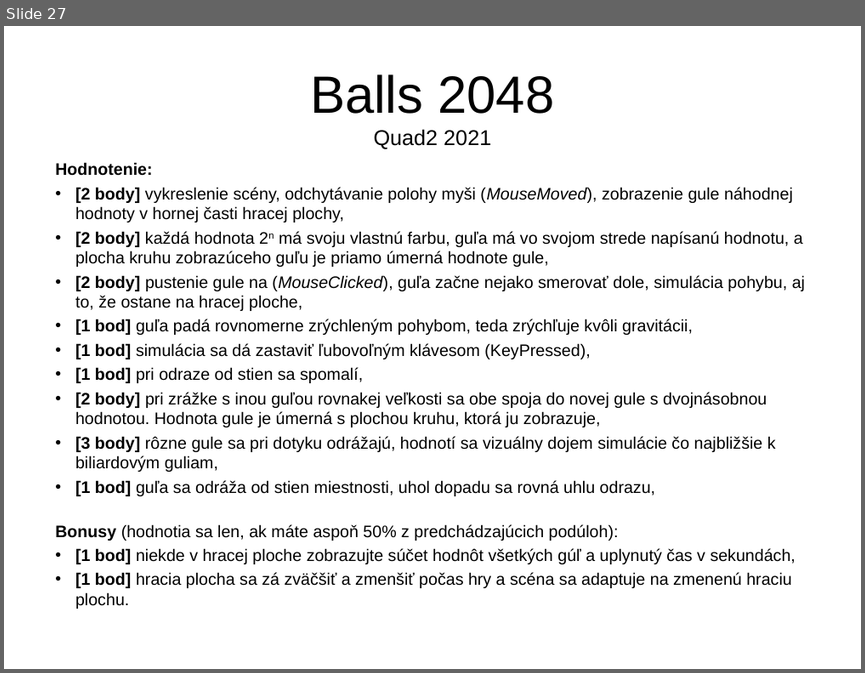
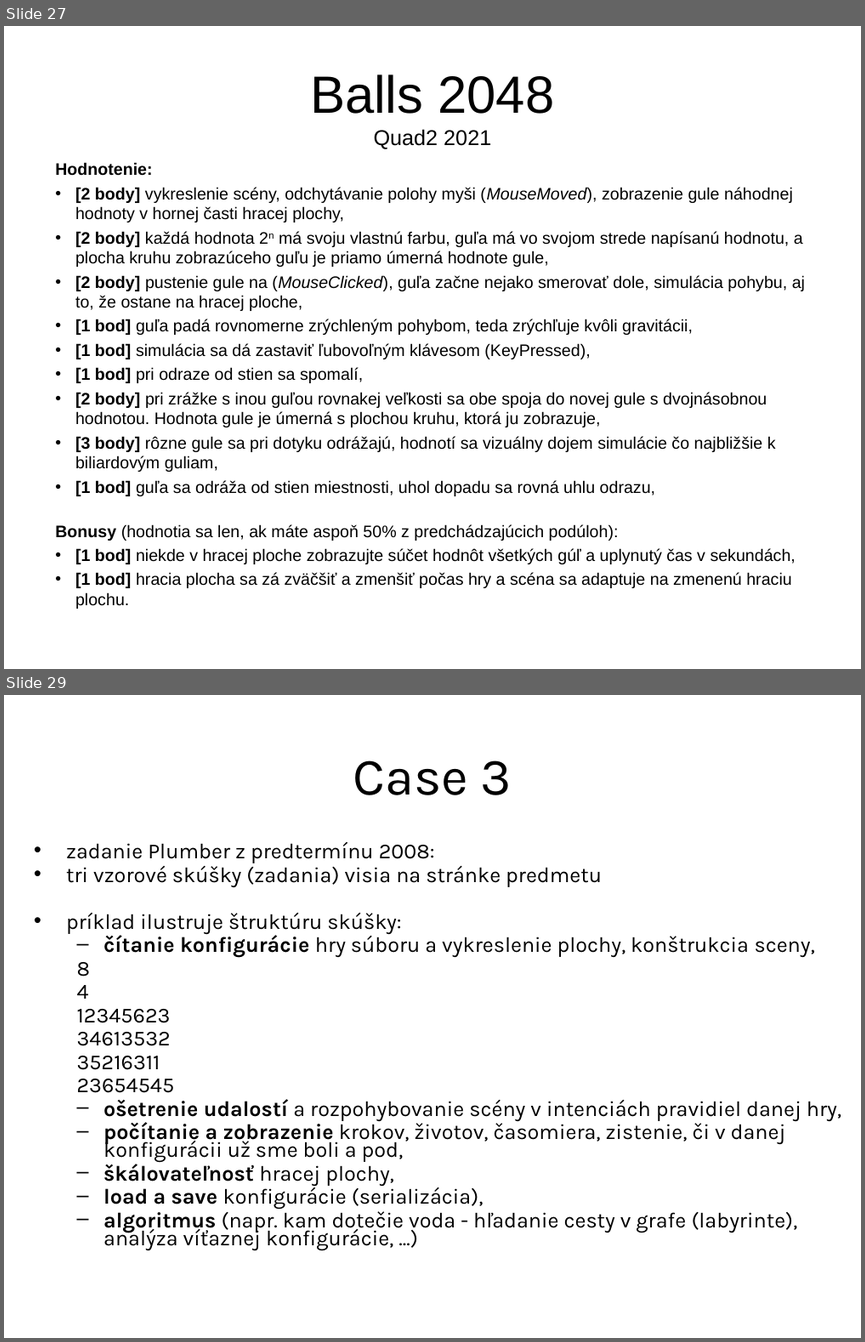
Before and after one commit to Programovanie4/Prednasky, a slide deck: 12/12_java.ppt. Shown one above the other, each under a label of ours: slide 27 before the commit, slides 27 and 29 after it; the slides between them are not shown. The pictures are 865x673 and 865x1342 pixels, drawn with LibreOffice and Linux fonts; fonts in the diff are those of the drawing. Boxes give left, top, right and bottom in pixels: in the first picture for what was removed or moved away, otherwise in the second. Text is boxed around its words. In the diff, an @@ line names an element or a change of style, - is before the commit and + after.

```diff
--- a/12/12_java.ppt
+++ b/12/12_java.ppt
@@ slide 29 added at (4, 695, 861, 1338), background #FFFFFF @@
@@ title added at (353, 760, 511, 795), 44 pt, text #000000 @@
+Case 3
@@ text added at (66, 842, 841, 1250), 18 pt, text #000000 @@
+• zadanie Plumber z predtermínu 2008:
+• tri vzorové skúšky (zadania) visia na stránke predmetu
+• príklad ilustruje štruktúru skúšky:
+  – čítanie konfigurácie hry súboru a vykreslenie plochy, konštrukcia sceny,
+  8
+  4
+  12345623
+  34613532
+  35216311
+  23654545
+  – ošetrenie udalostí a rozpohybovanie scény v intenciách pravidiel danej hry,
+  – počítanie a zobrazenie krokov, životov, časomiera, zistenie, či v danej konfigurácii už sme boli a pod,
+  – škálovateľnosť hracej plochy,
+  – load a save konfigurácie (serializácia),
+  – algoritmus (napr. kam dotečie voda - hľadanie cesty v grafe (labyrinte), analýza víťaznej konfigurácie, ...)
```
Also in this commit, not shown: 2 slides changed, 9 other slides added, 5 other files.
